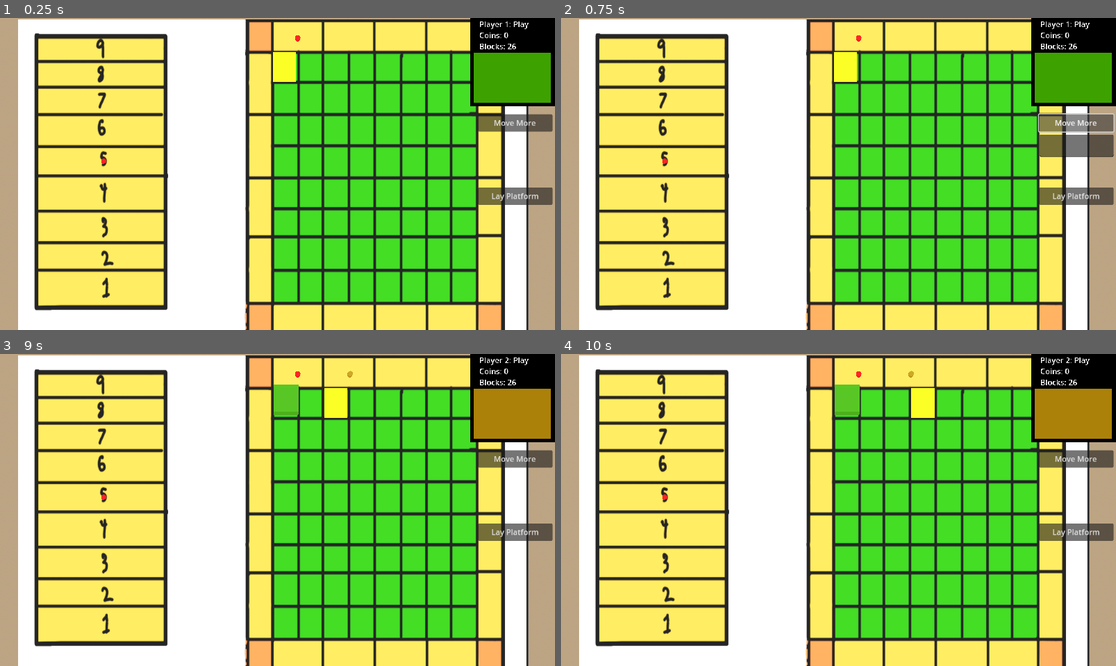
Above: before the commit, frames 1-4 (two rows, left to right).
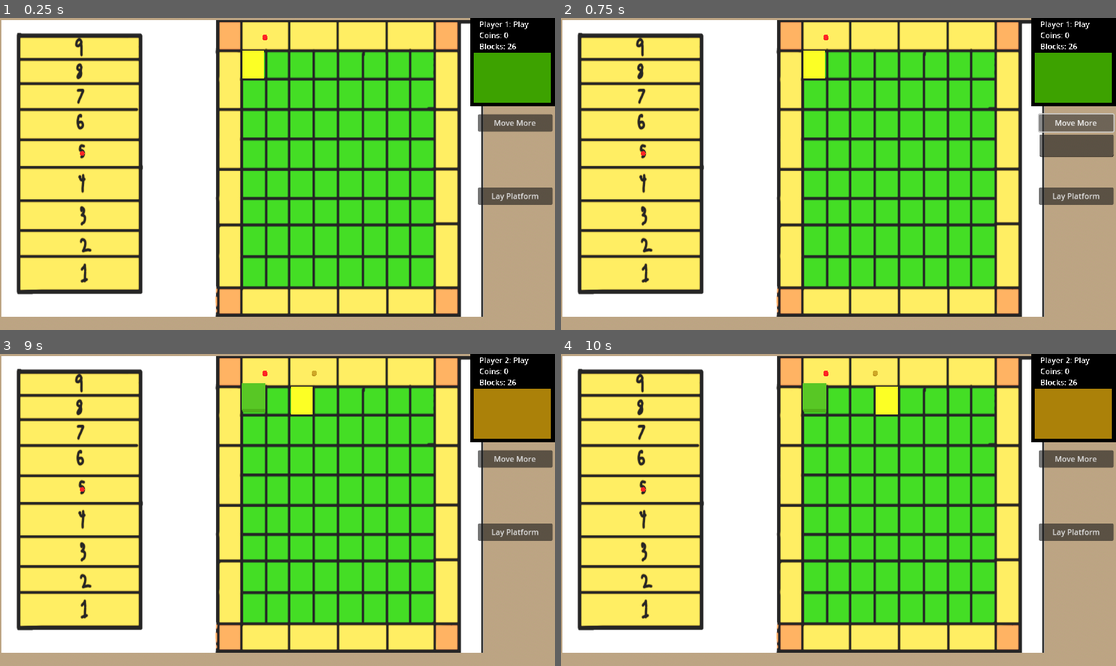
Above: after the commit, the same moments.

Repository: internot169/CasaGrande
Game: Godot game, scene res://main.tscn
Same seed, same stepped clock (60 frames per second), same inputs: the game is played once before the commit and once after it. The engine's default icon, where the game draws it, is replaced by a stand-in: a white triangle on a blue panel in a dark square.
Inputs (mouse positions are in pixels of both pictures, inside the frame that each line leads up to):
- Up to frame 1 (0.25 s): no input
- Up to frame 2 (0.75 s): click "Move More" at 0.5 s
- Up to frame 3 (9 s): click (516, 481) at 1.27 s; type "Alex" at 1.35 s; click "Lay Platform" at 2 s; click "End Platform" at 2.75 s; click "Lay Platform" at 3.5 s; click "End Platform" at 4.25 s; click "Move More" at 5 s; click "Lay Platform" at 5.75 s; click "End Platform" at 6.5 s; click "Move More" at 7.25 s; tap Enter at 8 s; move the mouse to (399, 494) at 8.02 s; hold D (D) 8.03-8.75 s; right-click (399, 494) at 8.3 s; click "End Turn" at 8.75 s
- Up to frame 4 (10 s): tap Space (SPACE) at 9.5 s; move the mouse to (727, 525) at 9.52 s; right-click (727, 525) at 9.6 s; tap D (D) at 9.8 s

The runs differ from the first frame. In frame 1, 55% of the frame differs, in the area x 0-96%, y 0-100%; in frame 2, 55%; in frame 3, 55%; in frame 4, 55%.

Commit message:
Platforms now laid in code

Diff:
--- a/CasaGrande/board.gd
+++ b/CasaGrande/board.gd
@@ -37,8 +37,8 @@
 
 	get_node("../GameManager").curr_player.tokens_left -= 1
 
-	if(lay_platform(x,y,z)):
-		get_node("../GameManager").curr_player.money += 3
+	# if(lay_platform(x,y,z)):
+	#	get_node("../GameManager").curr_player.money += 3
 
 	return true
 
@@ -74,7 +74,66 @@
 	return will_lay
 
 func platform(x_1, y_1, z_1, x_2, y_2, z_2):
-	print("got it!")
+	if (z_1 != z_2):
+		print("z values different")
+		return -1
+	elif (x_1 == x_2 && y_1 == y_2):
+		print("its the same thing!")
+		return -1
+	elif (blocks[x_1][y_1][z_1].platform || blocks[x_2][y_2][z_2].platform):
+		print("already platform")
+		return -1
+	else:
+		# NOTE: No absolute value because range can and should go negative
+		if (x_1 == x_2):
+			# iterate through between the two x values and set all to unavailable
+			# instantiate platform, return length
+			# make sure to check for length (3,4,5)
+			var size = y_2 - y_1
+			if (size == 2 || size == 3 || size == 4):
+				for i in range(size):
+					pass
+					#TODO: make it so that everything is an empty space
+					# blocks[x_1][i][z_1].available = false
+					# blocks[x_1][i][z_1 + 1].available = true
+					# TODO: enable the multilayer stacking
+				blocks[x_1][y_1][z_1].platform = true
+				blocks[x_2][y_2][z_2].platform = true
+				return size
+			else:
+				return -1
+		elif (y_1 == y_2):
+			# iterate through between the two y values and set all to unavailable
+			# instantiate platform, return length
+			# make sure to check for length (3,4,5)
+			var size = x_2 - x_1
+			if (size == 2 || size == 3 || size == 4):
+				for i in range(size):
+					pass
+					#TODO: make it so that everything is an empty space
+					# blocks[i][y_1][z_1].available = false
+					# blocks[i][y_1][z_1 + 1].available = true
+					# TODO: enable the multilayer stacking
+				blocks[x_1][y_1][z_1].platform = true
+				blocks[x_2][y_2][z_2].platform = true
+				return size
+			pass
+		else:
+			# Both are unequal, this is an edge piece
+			# Count both side lengths
+			# if correct, return the total sum of lengths
+			# Check if the corner has the thing too
+			var x_size = x_2 - x_1
+			var y_size = y_2 - y_1
+
+			# Check the top
+
+
+			# then check the bottom
+			pass
+
+func claim(x, y, z):
+	pass
 
 func compare(x, y):
 	if(x == null || y == null):
--- a/CasaGrande/main.tscn
+++ b/CasaGrande/main.tscn
@@ -60,7 +60,7 @@
 player = NodePath("../Token4")
 
 [node name="Camera3D" type="Camera3D" parent="."]
-transform = Transform3D(1, 0, 0, 0, -4.37114e-08, 1, 0, -1, -4.37114e-08, 0.842134, 70, -65.0016)
+transform = Transform3D(1, 0, 0, 0, -4.37114e-08, 1, 0, -1, -4.37114e-08, 7.2822, 74.098, -63.2788)
 environment = SubResource("Environment_4gfpa")
 attributes = SubResource("CameraAttributesPractical_tasdl")
 fov = 47.2
--- a/CasaGrande/project.godot
+++ b/CasaGrande/project.godot
@@ -14,6 +14,10 @@
 run/main_scene="res://main.tscn"
 config/features=PackedStringArray("4.0", "Forward Plus")
 config/icon="res://icon.svg"
+
+[display]
+
+window/size/resizable=false
 
 [input]
 
--- a/CasaGrande/raycast_handler.gd
+++ b/CasaGrande/raycast_handler.gd
@@ -14,9 +14,19 @@
 			click_count += 1
 		elif(click_count == 1):
 			second_block = block
-			stop_clicking()
 
-			get_node("..").get_node("../Board").platform(first_block.x, first_block.y, first_block.z, second_block.x, second_block.y, second_block.z)
+			if(first_block.player == second_block.player):
+				var worked = get_node("..").get_node("../Board").platform(first_block.x, first_block.y, first_block.z, second_block.x, second_block.y, second_block.z)
+				if worked != -1:
+					print("worked")
+					print(worked)
+				else:
+					print("platform impossible")
+			else:
+				print("aren't compatible")
+
+			# Turns off the clicking and terminates UI as well
+			get_node("../UI")._on_end_platform_pressed()
 
 
 func _physics_process(delta):
@@ -34,7 +44,7 @@
 		var output = space_state.intersect_ray(query)
 
 		if output != null:
-			if output != {} and output["collider"].is_in_group("Bxlock"):
+			if output != {} and output["collider"].is_in_group("Block"):
 				handle_block(output["collider"].get_node(".."))
 
 
--- a/CasaGrande/token.gd
+++ b/CasaGrande/token.gd
@@ -26,7 +26,11 @@
 func check_corner():
 	if(board_position == 0 || board_position == 5 || board_position == 10 || board_position == 15):
 		bonus_position += 3
-		bonus_token.move_bonus()
+		if (bonus_position >= 9):
+			money += 9
+			bonus_position = 0
+		else:
+			bonus_token.move_bonus()
 
 		return true
 	return false
--- a/CasaGrande/token_bonus.gd
+++ b/CasaGrande/token_bonus.gd
@@ -12,5 +12,4 @@
 	move_bonus()
 
 func move_bonus():
-	print(player.bonus_position - 1)
 	position = get_node("../Board").get_bonus_pos(player.bonus_position - 1)
